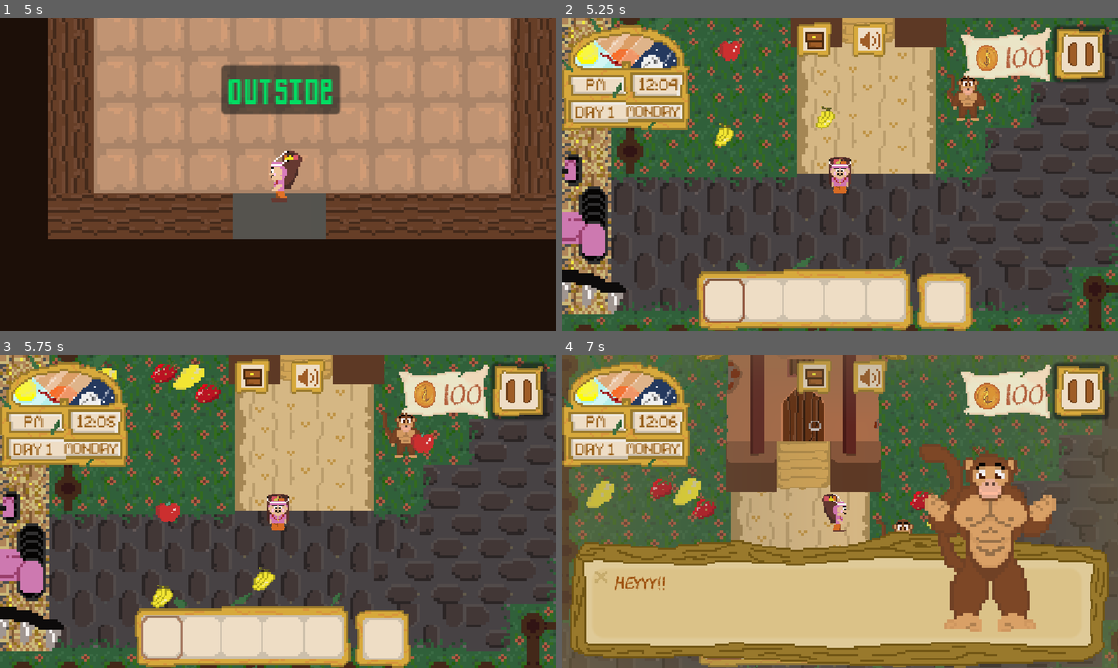
Above: before the commit, frames 1-4 (two rows, left to right).
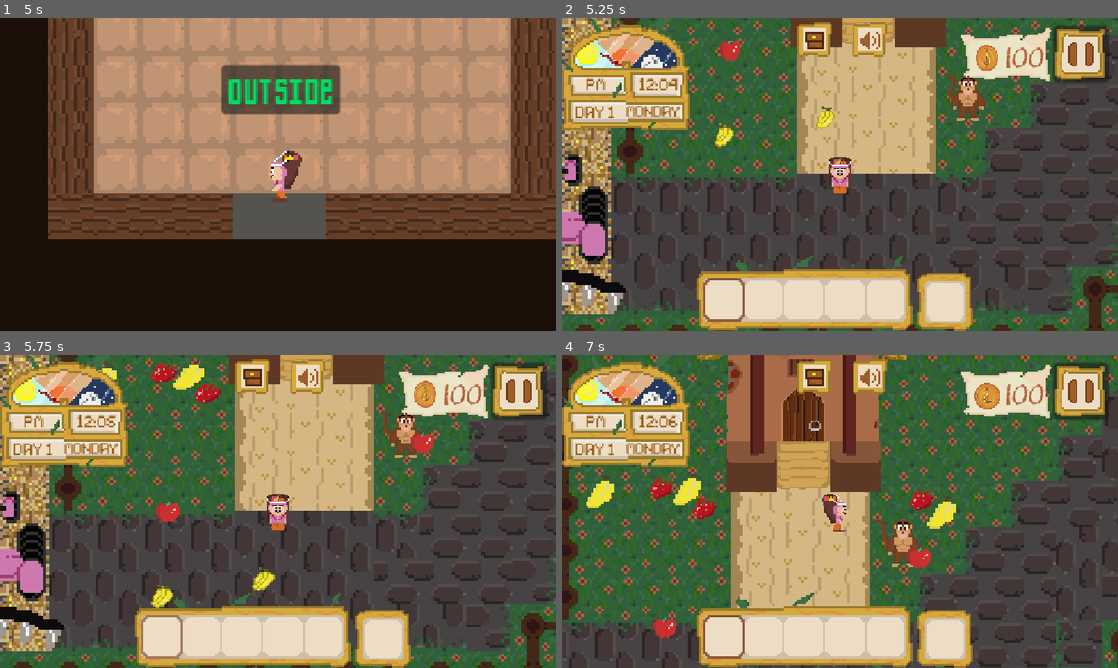
Above: after the commit, the same moments.

Repository: savageAryan/MOCONDO-FRUIT-BASH
Game: Godot game, scene res://scenes/home.tscn
The game is run twice, just before and just after one commit, with the same random seed, the same clock (stepped at 60 frames per second) and the same inputs. This scene is started directly instead of the project's main scene.
Inputs (mouse positions are in pixels of both pictures, inside the frame that each line leads up to):
- Up to frame 1 (5 s): tap Enter at 0.5 s; move the mouse to (400, 158) at 0.52 s; hold D (right) 0.53-1.28 s; hold R (use) 0.53-1.28 s; click (400, 158) at 0.67 s; move the mouse to (166, 190) at 1.27 s; hold W (backward) 1.28-2.03 s; tap X (BREAK) at 1.35 s; click (166, 190) at 1.42 s; tap R (use) at 1.55, 2.3, 3.05, 4.55 s; move the mouse to (333, 105) at 2.02 s; press the mouse at (333, 105) at 2.03 s; hold D (right) 2.03-2.78 s; move the mouse to (250, 237) at 2.77 s; release the mouse at (250, 237) at 2.78 s; hold S (forward) 2.78-3.53 s; right-click (250, 237) at 2.85 s; click (250, 237) at 2.92 s; move the mouse to (444, 221) at 3.52 s; hold R (use) 3.53-4.28 s; hold A (left) from 3.53 s (still down); click (444, 221) at 3.67 s; tap Tab (inventory_selection) at 4.15 s; move the mouse to (111, 127) at 4.27 s; tap Alt at 4.35 s; click (111, 127) at 4.42 s
- Up to frame 2 (5.25 s): release A (left) at 5 s; click "OUTSIDE" at 5 s
- Up to frame 3 (5.75 s): no input
- Up to frame 4 (7 s): move the mouse to (867, 511) at 5.77 s; hold W (backward) 5.78-6.53 s; hold R (use) 5.78-6.53 s; tap Shift at 5.85 s; click (867, 511) at 5.92 s; move the mouse to (756, 433) at 6.52 s; hold D (right) from 6.53 s (still down); tap R (use) at 6.6 s; click (756, 433) at 6.67 s

Frame 1 is identical in both runs. In frame 2, 0.1% of the frame differs, in the area x 25-33%, y 83-98%; in frame 3, 0.1%; in frame 4, 46%, in the area x 0-100%, y 0-100%.

Commit message:
added staticbody to restrict player movement out of home.tscn,added a area2d when player body enters it shows a button when clicked player.physics_process is turned false , and a new animated sprite 2d is placed on bed becomes visible that has player sleeping animation,and our player is hidden,then a panel with aniamtion for modulate mimicing sleep plays, its not the best animation i will tr to make animation with two eyelids cosing like in animated cartoon

Diff:
--- a/scenes/home.tscn
+++ b/scenes/home.tscn
@@ -4,6 +4,7 @@
 [ext_resource type="Script" uid="uid://cirrugwpvkeb0" path="res://scripts/home.gd" id="1_o1ld7"]
 [ext_resource type="PackedScene" uid="uid://bkxxnoykda6k" path="res://scenes/player.tscn" id="1_tt30a"]
 [ext_resource type="FontFile" uid="uid://bbbwahii6uqin" path="res://assets/vladimir.ttf" id="4_2ayvv"]
+[ext_resource type="Texture2D" uid="uid://c2ea6e5qt8cc8" path="res://assets/sleeping full.png" id="5_uhids"]
 
 [sub_resource type="TileSetAtlasSource" id="TileSetAtlasSource_o1ld7"]
 texture = ExtResource("1_1ey7h")
@@ -661,6 +662,81 @@
 
 [sub_resource type="RectangleShape2D" id="RectangleShape2D_1ey7h"]
 
+[sub_resource type="RectangleShape2D" id="RectangleShape2D_2tg6s"]
+size = Vector2(32, 20)
+
+[sub_resource type="CircleShape2D" id="CircleShape2D_ohge4"]
+radius = 34.132095
+
+[sub_resource type="AtlasTexture" id="AtlasTexture_yxilm"]
+atlas = ExtResource("5_uhids")
+region = Rect2(0, 0, 32, 32)
+
+[sub_resource type="AtlasTexture" id="AtlasTexture_mahjx"]
+atlas = ExtResource("5_uhids")
+region = Rect2(32, 0, 32, 32)
+
+[sub_resource type="AtlasTexture" id="AtlasTexture_4fycn"]
+atlas = ExtResource("5_uhids")
+region = Rect2(64, 0, 32, 32)
+
+[sub_resource type="SpriteFrames" id="SpriteFrames_2tg6s"]
+animations = [{
+"frames": [{
+"duration": 1.0,
+"texture": SubResource("AtlasTexture_yxilm")
+}, {
+"duration": 1.0,
+"texture": SubResource("AtlasTexture_mahjx")
+}, {
+"duration": 1.0,
+"texture": SubResource("AtlasTexture_4fycn")
+}],
+"loop": 1,
+"name": &"default",
+"speed": 2.0
+}]
+
+[sub_resource type="StyleBoxFlat" id="StyleBoxFlat_2tg6s"]
+bg_color = Color(0.5417868, 0.5417869, 0.54178673, 1)
+
+[sub_resource type="Animation" id="Animation_uhids"]
+length = 0.001
+tracks/0/type = "value"
+tracks/0/imported = false
+tracks/0/enabled = true
+tracks/0/path = NodePath("Panel:modulate")
+tracks/0/interp = 1
+tracks/0/loop_wrap = true
+tracks/0/keys = {
+"times": PackedFloat32Array(0),
+"transitions": PackedFloat32Array(1),
+"update": 0,
+"values": [Color(1, 1, 1, 1)]
+}
+
+[sub_resource type="Animation" id="Animation_yxilm"]
+resource_name = "new_animation"
+length = 17.585
+tracks/0/type = "value"
+tracks/0/imported = false
+tracks/0/enabled = true
+tracks/0/path = NodePath("Panel:modulate")
+tracks/0/interp = 1
+tracks/0/loop_wrap = true
+tracks/0/keys = {
+"times": PackedFloat32Array(0.2, 1.1666666, 2.5, 3.5, 4.6666675, 5.500001, 6.233334, 7.1333346, 8.166667, 9.133334, 10.166667, 11.266667, 12.3, 13.733335, 14.766667, 16.1, 16.2),
+"transitions": PackedFloat32Array(1, 1, 1, 1, 1, 1, 1, 1, 1, 1, 1, 1, 1, 1, 1, 1, 1),
+"update": 0,
+"values": [Color(0.24, 0.24, 0.24, 0), Color(0.24, 0.24, 0.24, 0.21568628), Color(0.24, 0.24, 0.24, 0.22352941), Color(0.24, 0.24, 0.24, 0.36862746), Color(0.24, 0.24, 0.24, 0.44313726), Color(0.24000001, 0.24000001, 0.24000001, 0.44149387), Color(0.24, 0.24, 0.24, 0.39215687), Color(0.24, 0.24, 0.24, 0.3137255), Color(0.24, 0.24, 0.24, 0.5882353), Color(0.24, 0.24, 0.24, 0.5176471), Color(0.24, 0.24, 0.24, 0.8745098), Color(0.24, 0.24, 0.24, 0.5176471), Color(0.24, 0.24, 0.24, 0.8745098), Color(0.24, 0.24, 0.24, 0.5176471), Color(0.24, 0.24, 0.24, 0.8745098), Color(0.24, 0.24, 0.24, 0.5176471), Color(0.24, 0.24, 0.24, 0.8745098)]
+}
+
+[sub_resource type="AnimationLibrary" id="AnimationLibrary_mahjx"]
+_data = {
+&"RESET": SubResource("Animation_uhids"),
+&"new_animation": SubResource("Animation_yxilm")
+}
+
 [node name="home" type="Node2D" unique_id=831976483]
 script = ExtResource("1_o1ld7")
 
@@ -685,6 +761,7 @@
 limit_bottom = 400
 
 [node name="homearea" type="Area2D" parent="." unique_id=1006755279]
+visible = false
 position = Vector2(271, 332)
 scale = Vector2(2.4276638, 1)
 
@@ -704,8 +781,53 @@
 theme_override_font_sizes/font_size = 23
 text = "OUTSIDE"
 
-[node name="CollisionShape2D" type="CollisionShape2D" parent="." unique_id=1734708217]
+[node name="RigidBody2D" type="StaticBody2D" parent="." unique_id=407831375]
+position = Vector2(265, 341)
+
+[node name="CollisionShape2D" type="CollisionShape2D" parent="RigidBody2D" unique_id=1734708217]
+position = Vector2(7, 12)
+shape = SubResource("RectangleShape2D_2tg6s")
+
+[node name="Area2D" type="Area2D" parent="." unique_id=825225297]
+position = Vector2(323, 256)
+
+[node name="CollisionShape2D" type="CollisionShape2D" parent="Area2D" unique_id=1916551854]
+position = Vector2(-1, 1)
+shape = SubResource("CircleShape2D_ohge4")
+
+[node name="AnimatedSprite2D" type="AnimatedSprite2D" parent="." unique_id=1047170457]
+visible = false
+position = Vector2(334, 257)
+rotation = 1.5707964
+scale = Vector2(0.7497263, 0.7497263)
+sprite_frames = SubResource("SpriteFrames_2tg6s")
+autoplay = "default"
+frame_progress = 0.66014016
+
+[node name="Button2" type="Button" parent="." unique_id=1992357658]
+visible = false
+offset_left = 320.0
+offset_top = 233.0
+offset_right = 374.0
+offset_bottom = 264.0
+scale = Vector2(0.425, 0.425)
+text = "SLEEP"
+
+[node name="Panel" type="Panel" parent="." unique_id=140785390]
+visible = false
+offset_left = 50.0
+offset_top = 108.0
+offset_right = 430.03488
+offset_bottom = 430.0
+mouse_filter = 2
+theme_override_styles/panel = SubResource("StyleBoxFlat_2tg6s")
+
+[node name="AnimationPlayer" type="AnimationPlayer" parent="." unique_id=1583855206]
+libraries/ = SubResource("AnimationLibrary_mahjx")
 
 [connection signal="body_entered" from="homearea" to="." method="_on_homearea_body_entered"]
 [connection signal="body_exited" from="homearea" to="." method="_on_homearea_body_exited"]
 [connection signal="pressed" from="Button" to="." method="_on_button_pressed"]
+[connection signal="body_entered" from="Area2D" to="." method="_on_area_2d_body_entered"]
+[connection signal="body_exited" from="Area2D" to="." method="_on_area_2d_body_exited"]
+[connection signal="pressed" from="Button2" to="." method="_on_button_2_pressed"]
--- a/scenes/hotbar.tscn
+++ b/scenes/hotbar.tscn
@@ -75,8 +75,8 @@
 layout_mode = 2
 
 [node name="selector" type="Sprite2D" parent="." unique_id=1519438490]
-position = Vector2(2.888, 10.507)
-scale = Vector2(0.878, 1.016)
+position = Vector2(2.888, 10)
+scale = Vector2(0.878, 0.99999994)
 texture = ExtResource("4_2n1yv")
 centered = false
 
--- a/scenes/monkey.tscn
+++ b/scenes/monkey.tscn
@@ -63,7 +63,7 @@
 }]
 
 [sub_resource type="CircleShape2D" id="CircleShape2D_ohge4"]
-radius = 23.021729
+radius = 12.0
 
 [node name="monkey" type="CharacterBody2D" unique_id=278552763]
 script = ExtResource("1_1uot1")
@@ -81,6 +81,7 @@
 [node name="Area2D" type="Area2D" parent="." unique_id=1160901489]
 
 [node name="CollisionShape2D" type="CollisionShape2D" parent="Area2D" unique_id=1290089097]
+position = Vector2(0, -2)
 shape = SubResource("CircleShape2D_ohge4")
 
 [connection signal="body_entered" from="Area2D" to="." method="_on_area_2d_body_entered"]
--- a/scenes/ui.tscn
+++ b/scenes/ui.tscn
@@ -290,6 +290,7 @@
 offset_right = 93.41469
 offset_bottom = 81.86267
 scale = Vector2(0.327, 0.327)
+mouse_filter = 1
 theme_override_colors/font_color = Color(0.7, 0.3766, 0.23799998, 1)
 theme_override_fonts/font = ExtResource("15_h1mc3")
 theme_override_font_sizes/font_size = 58
--- a/scripts/home.gd
+++ b/scripts/home.gd
@@ -16,3 +16,33 @@
 
 func _on_button_pressed() -> void:
 	get_tree().change_scene_to_file("res://scenes/world.tscn")
+
+@onready var player: Player = $player
+@onready var animated_sprite_2d: AnimatedSprite2D = $AnimatedSprite2D
+@onready var button_2: Button = $Button2
+@onready var panel: Panel = $Panel
+@onready var animation_player: AnimationPlayer = $AnimationPlayer
+
+func _on_area_2d_body_entered(body: Node2D) -> void:
+	if body.is_in_group("player"):
+		button_2.visible = true
+
+
+func _on_button_2_pressed() -> void:
+	player.set_physics_process(false)
+	player.visible = false
+	animated_sprite_2d.visible = true
+	button_2.visible = false
+	panel.visible = true
+	animation_player.play("new_animation")
+	await animation_player.animation_finished
+	player.set_physics_process(true)
+	player.visible = true
+	animated_sprite_2d.visible = false
+	button_2.visible = true
+	panel.visible = false
+
+
+func _on_area_2d_body_exited(body: Node2D) -> void:
+	if body.is_in_group("player"):
+		button_2.visible = false
--- a/scripts/hotbar.gd
+++ b/scripts/hotbar.gd
@@ -15,6 +15,7 @@
 	if event.is_action_pressed("use"):
 		inventory.use_Item_at_Index(currently_selected)
 	if Input.is_action_just_pressed("inventory_selection"):
+		print("selector")
 		move_selector()
 
 # Called when the node enters the scene tree for the first time.
--- a/scripts/tractor.gd
+++ b/scripts/tractor.gd
@@ -1,7 +1,7 @@
 extends CharacterBody2D
 var current_dir = "none"
 
-var speed = 200
+var speed = 100
 const WHEAT = preload("uid://d13jxal853d8w")
 @onready var animation_player: AnimationPlayer = $"../AnimationPlayer"
 @onready var camera_2d: Camera2D = $Camera2D
Binary file added: assets/sleeping full.png
Not shown, added: assets/sleeping full.png.import
